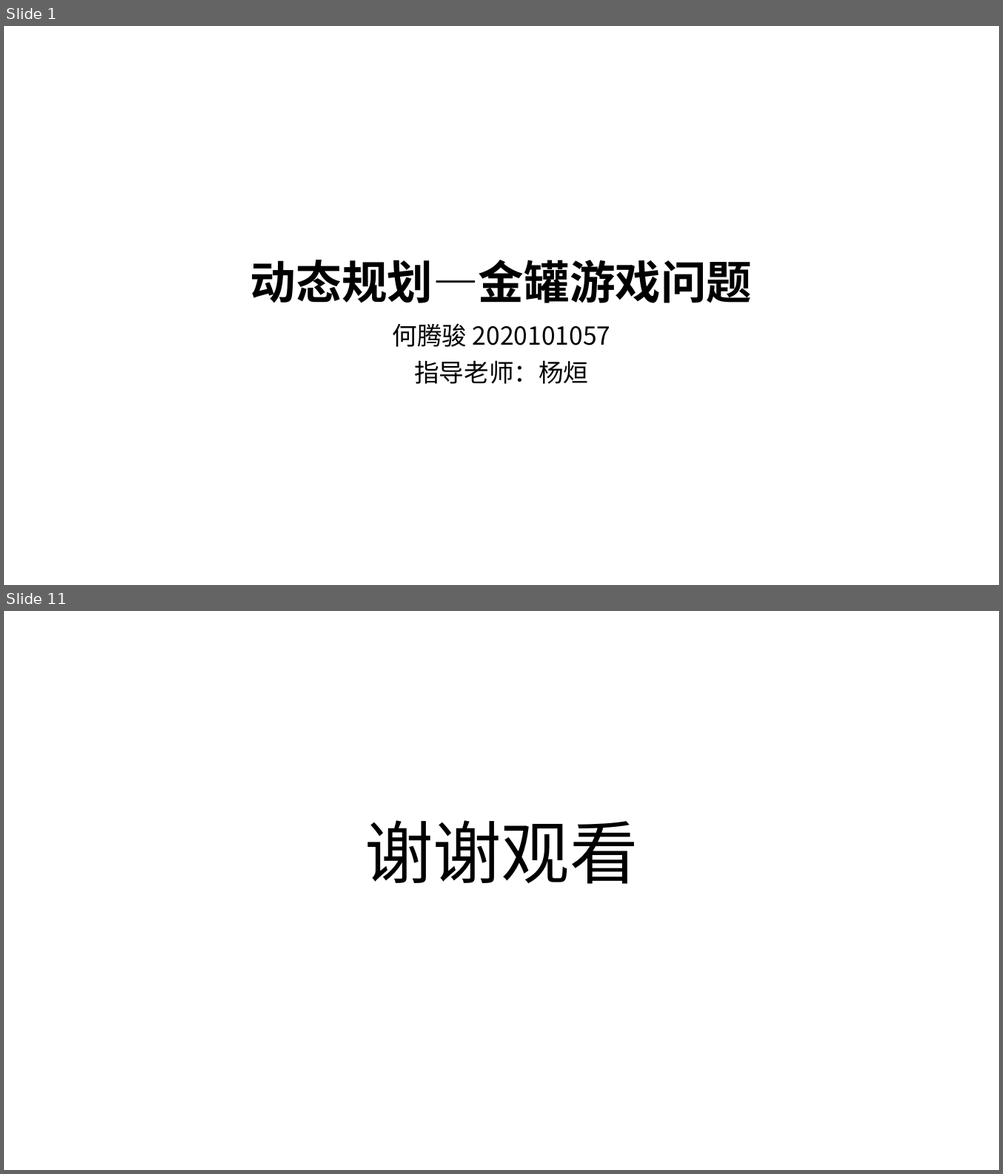
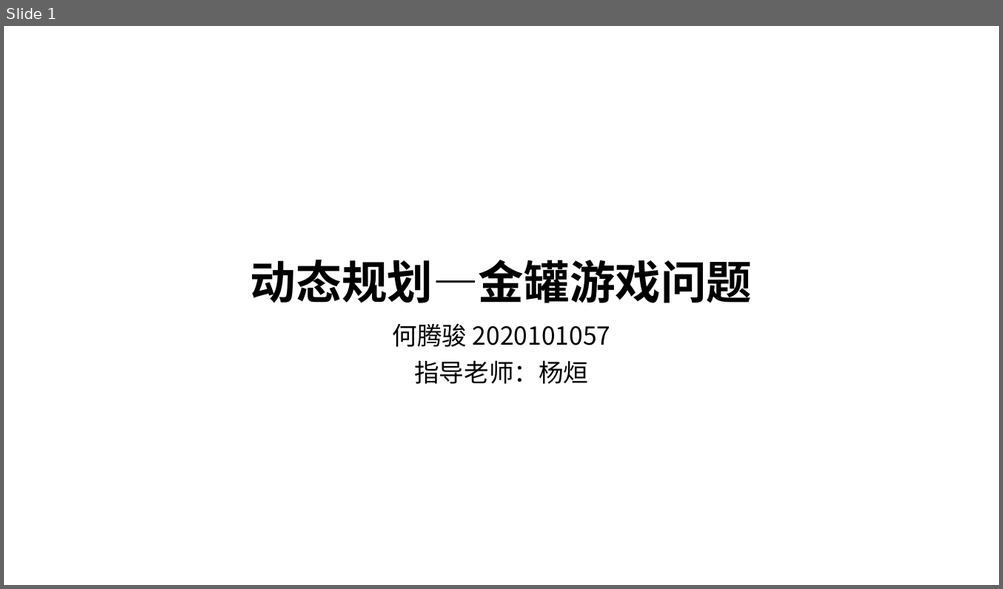
Before and after one commit to VirtualPuffer/Algorithm_Experiment, a slide deck: report/实验4/算法实验04.pptx. Shown one above the other, each under a label of ours: slides 1 and 11 before the commit, slide 1 after it; the slides between them are not shown. The pictures are 1003x1174 and 1003x589 pixels, drawn with LibreOffice and Linux fonts; fonts in the diff are those of the drawing. Boxes give left, top, right and bottom in pixels: in the first picture for what was removed or moved away, otherwise in the second. Text is boxed around its words. In the diff, an @@ line names an element or a change of style, - is before the commit and + after.

```diff
--- a/report/实验4/算法实验04.pptx
+++ b/report/实验4/算法实验04.pptx
@@ slide 11 removed at <box>4,611,999,1170</box>, background #FFFFFF @@
@@ title removed at <box>364,820,638,884</box> @@
-谢谢观看
```
Also in this commit, not shown: 2 slides changed, 3 slides added, 7 other slides removed, 2 other files.
